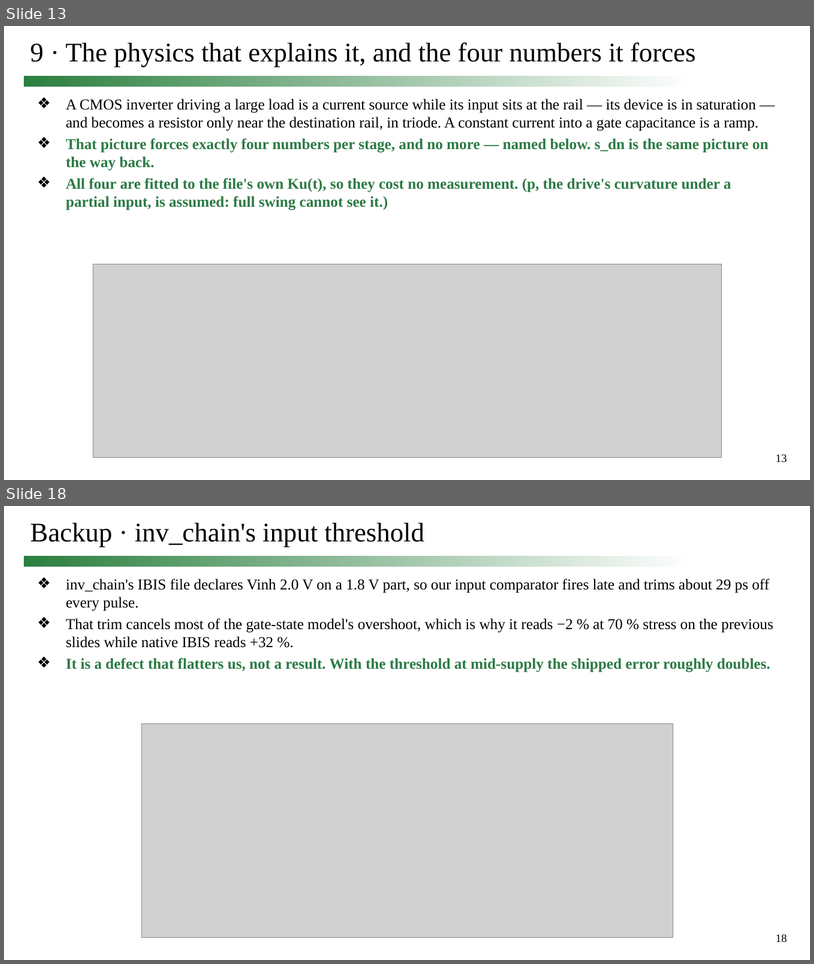
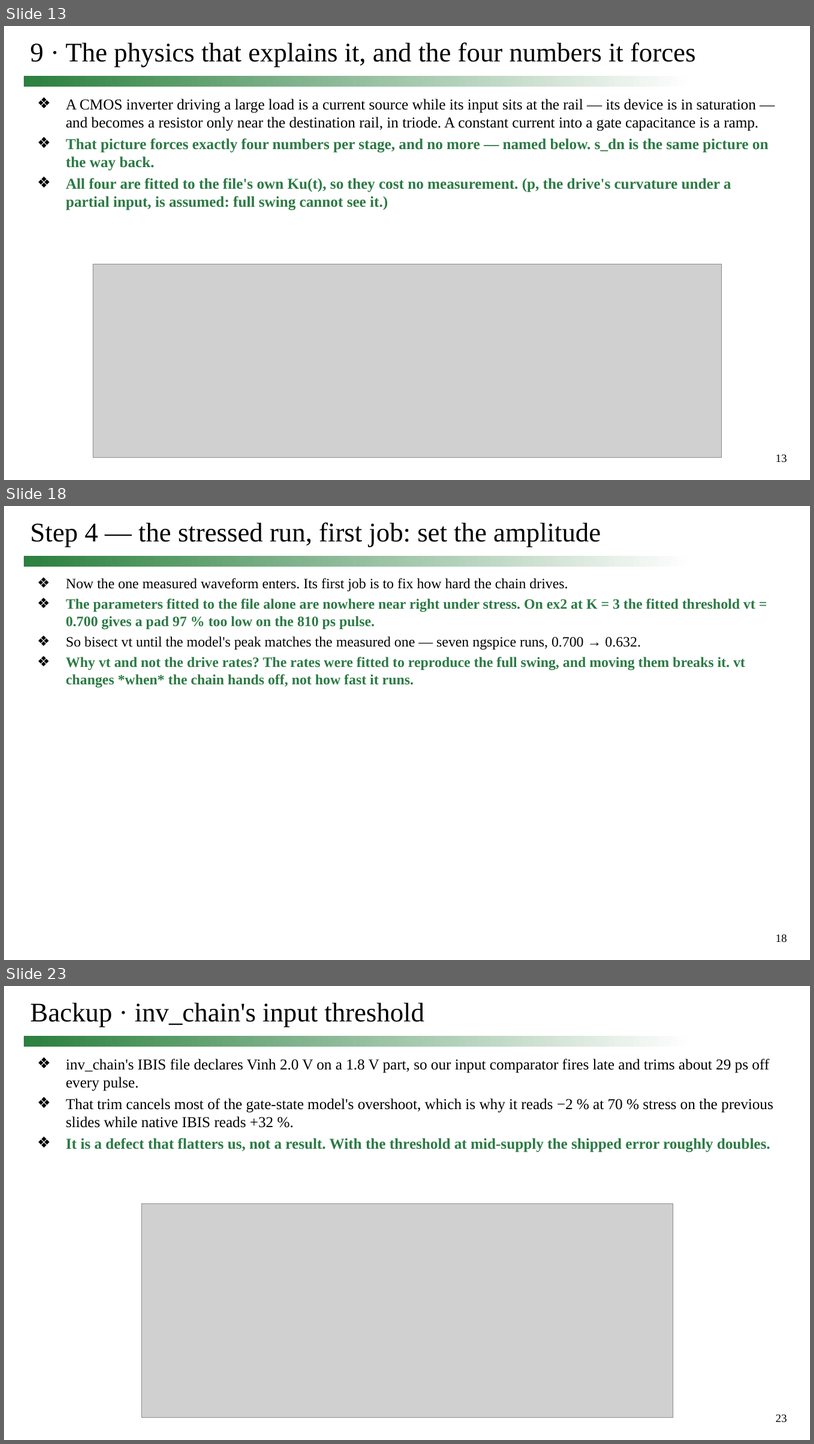
Before and after one commit to simon9721/ibis_comparison, a slide deck: results/meeting_deck_2026-09-24/0924_track1_story.pptx. Shown one above the other, each under a label of ours: slides 13 and 18 before the commit, slides 13, 18 and 23 after it; the slides between them are not shown. The pictures are 814x964 and 814x1444 pixels, drawn with LibreOffice and Linux fonts; fonts in the diff are those of the drawing; grey boxes stand for pictures. Boxes give left, top, right and bottom in pixels: in the first picture for what was removed or moved away, otherwise in the second. Text is boxed around its words. In the diff, an @@ line names an element or a change of style, - is before the commit and + after.

```diff
--- a/results/meeting_deck_2026-09-24/0924_track1_story.pptx
+++ b/results/meeting_deck_2026-09-24/0924_track1_story.pptx
@@ slide 18 added at (4, 506, 810, 960), background #FFFFFF; not listed: 2 template elements that a slide beside it also shows @@
@@ title added at (30, 522, 601, 547), 32 pt, text #000000 @@
+Step 4 — the stressed run, first job: set the amplitude
@@ text added at (66, 578, 756, 687), 17 pt, text #2B7A43, bold @@
+❖ Now the one measured waveform enters. Its first job is to fix how hard the chain drives.
+❖ The parameters fitted to the file alone are nowhere near right under stress. On ex2 at K = 3 the fitted threshold vt = 0.700 gives a pad 97 % too low on the 810 ps pulse.
+❖ So bisect vt until the model's peak matches the measured one — seven ngspice runs, 0.700 → 0.632.
+❖ Why vt and not the drive rates? The rates were fitted to reproduce the full swing, and moving them breaks it. vt changes *when* the chain hands off, not how fast it runs.
@@ what was slide 18 is now slide 23 @@
@@ page number at (776, 1414, 788, 1422): text changed @@
-18
+23
```
Also in this commit, not shown: 4 slides changed, 5 other slides added, 1 slide removed, 7 other files.
